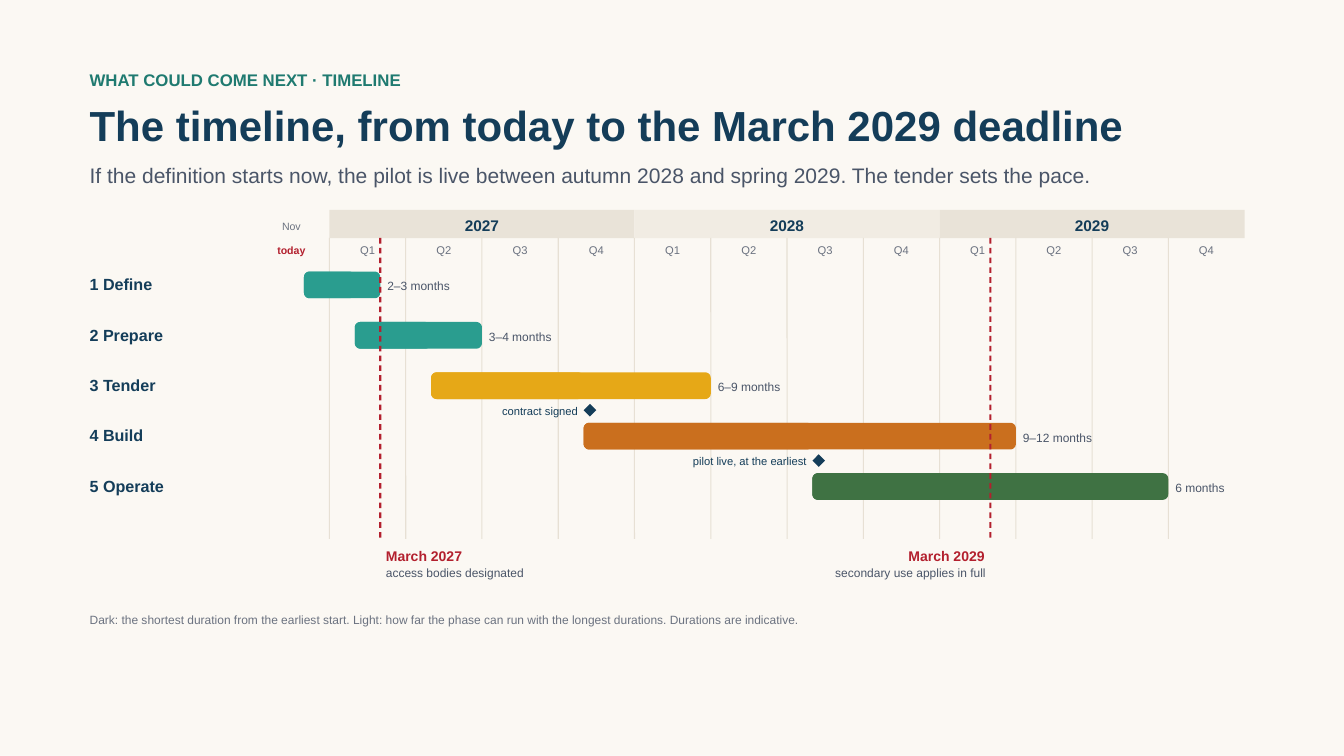
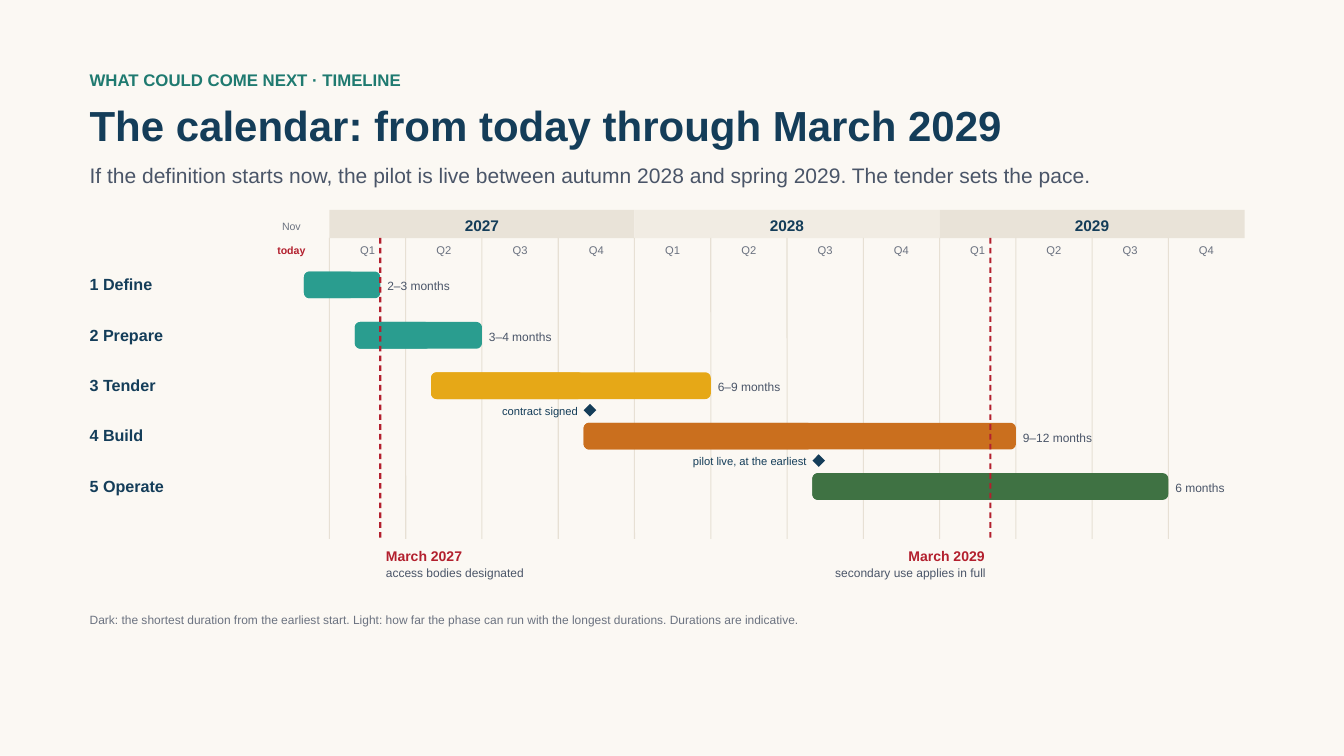
Before and after one commit to ma3u/MinimumViableHealthDataspacev2, a slide deck: slide 24 of docs/demos/euskadi-ejie-2026.pptx. Drawn at 1344x756 pixels with LibreOffice and Linux fonts; fonts in the diff are those of the drawing. Boxes give left, top, right and bottom in pixels: in the first picture for what was removed or moved away, otherwise in the second. Text is boxed around its words. In the diff, an @@ line names an element or a change of style, - is before the commit and + after.

```diff
--- a/docs/demos/euskadi-ejie-2026.pptx
+++ b/docs/demos/euskadi-ejie-2026.pptx
@@ text at (x1=90, y1=110, x2=1001, y2=150): text changed @@
-The timeline, from today to the March 2029 deadline
+The calendar: from today through March 2029
```
Also in this commit, not shown: 17 other slides changed, 11 other files.
